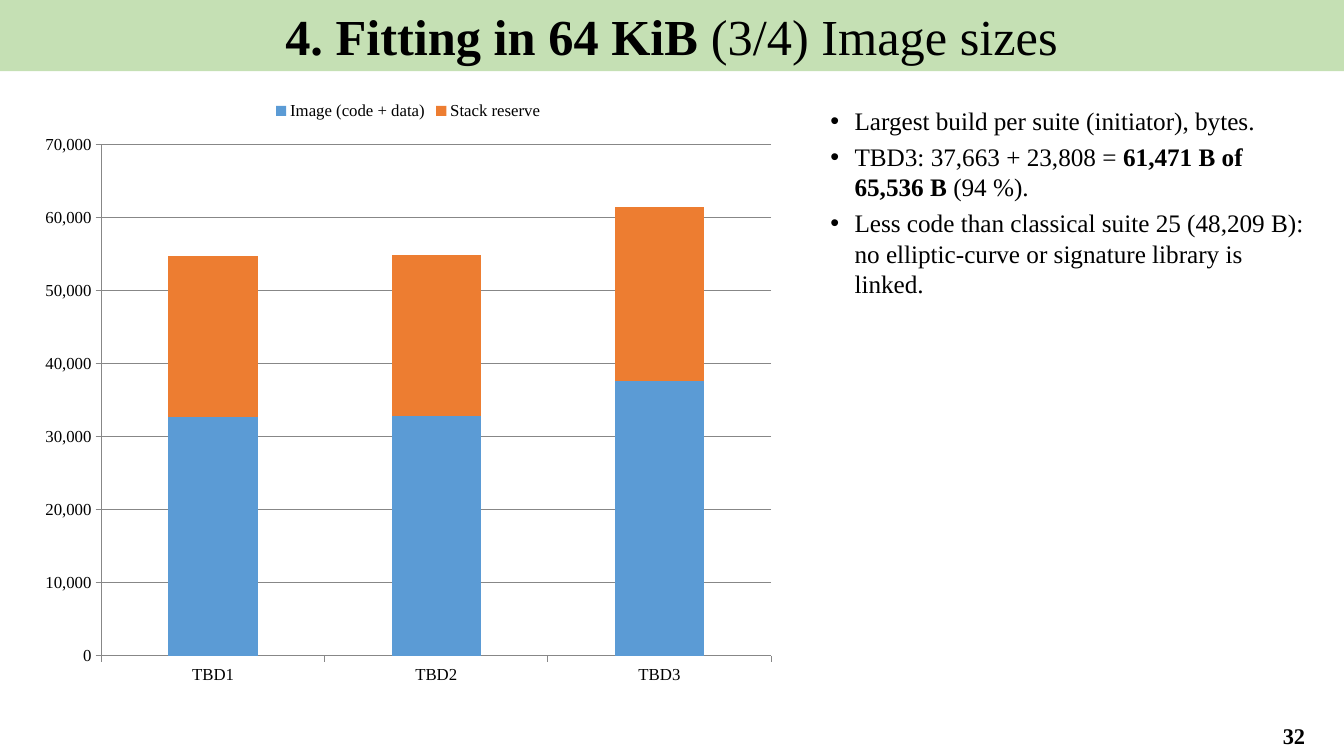
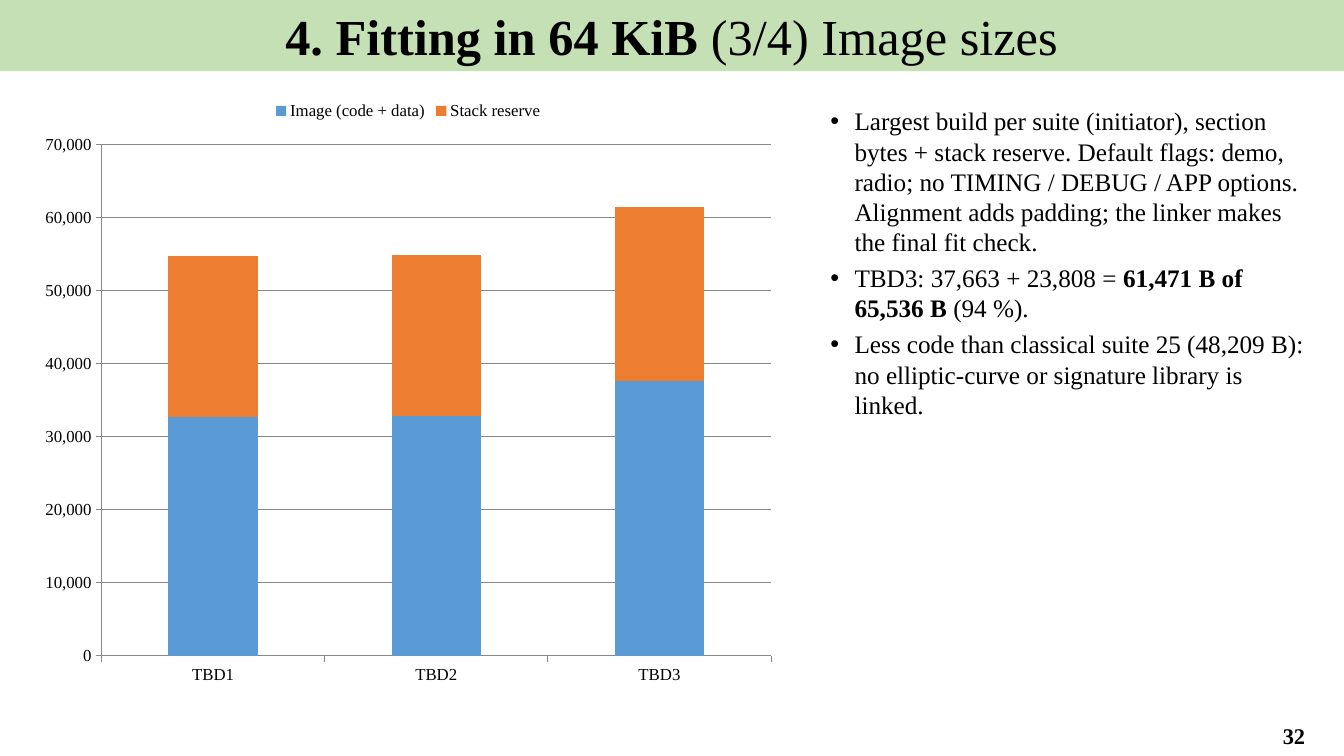
Before and after one commit to Khaiduy/chipyard-edhoc, a slide deck: slide 32 of fpga/sw/export/docs/slides/04_Post-quantum_EDHOC.pptx. Drawn at 1344x756 pixels with LibreOffice and Linux fonts; fonts in the diff are those of the drawing. Boxes give left, top, right and bottom in pixels: in the first picture for what was removed or moved away, otherwise in the second. Text is boxed around its words. In the diff, an @@ line names an element or a change of style, - is before the commit and + after.

Commit message:
docs: fix setup steps found by a copy-paste run
Drop ./scripts/init-fpga.sh (not in Chipyard 1.11); run build-setup.sh
with --skip-marshal --skip-firesim; venv + setuptools<81 for the host
tools; say where each AuthKEM suite builds; boards.env must be edited;
time and disk estimate for route A; fix a section reference.

```diff
--- a/fpga/sw/export/docs/slides/04_Post-quantum_EDHOC.pptx
+++ b/fpga/sw/export/docs/slides/04_Post-quantum_EDHOC.pptx
@@ text at (855,112,1298,252): text changed @@
-• Largest build per suite (initiator), bytes.
+• Largest build per suite (initiator), section bytes + stack reserve. Default flags: demo, radio; no TIMING / DEBUG / APP options. Alignment adds padding; the linker makes the final fit check.
```
Also in this commit, not shown: 2 other slides changed, 9 other files.
